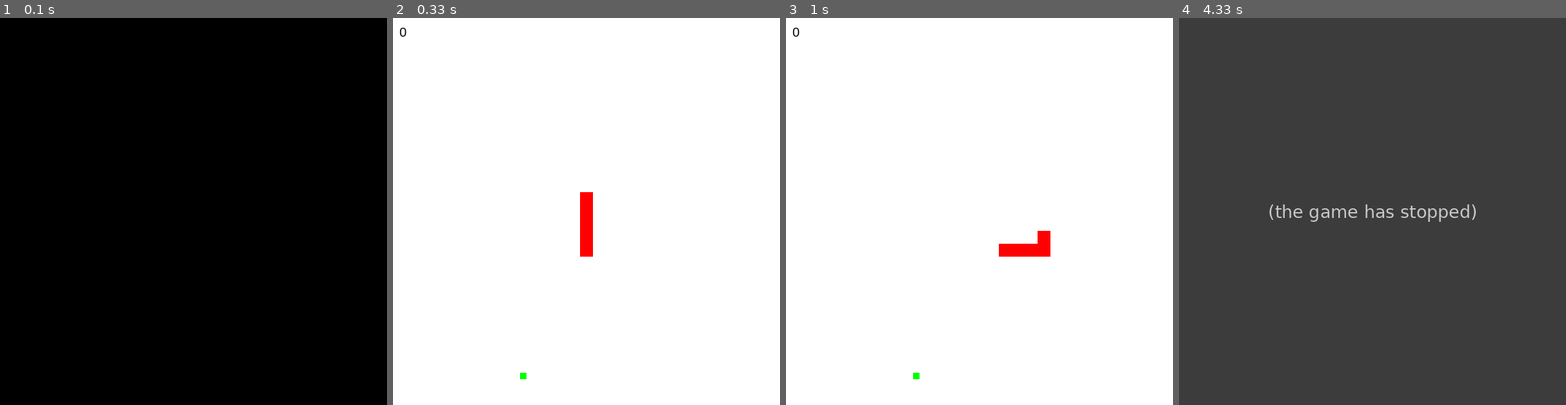
Above: before the commit, frames 1-4 (left to right).
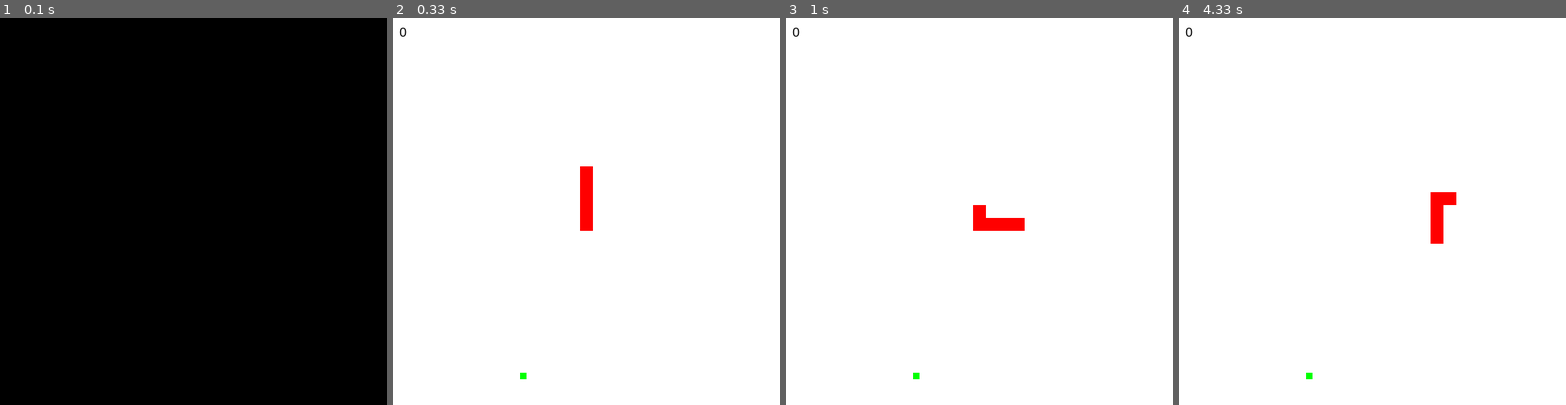
Above: after the commit, the same moments.

Repository: VughtseProgrammeerclub/Cursus-Python-2025
Game: pygame game, started from avond3/snake.py
The game is run twice, just before and just after one commit, with the same random seed, the same clock (stepped at 60 frames per second) and the same inputs.
Inputs:
- Up to frame 1 (0.1 s): no input
- Up to frame 2 (0.33 s): no input
- Up to frame 3 (1 s): hold Right 0.33-0.8 s; hold Up from 0.83 s (still down)
- Up to frame 4 (4.33 s): release Up at 1.27 s; hold Right 1.3-1.8 s; hold Down 2.4-2.95 s; hold Left 2.98-3.53 s; hold Up 3.57-4.12 s; hold Right from 4.15 s (still down)

Frame 1 is identical in both runs. In frame 2, 0.4% of the frame differs, in the area x 48-52%, y 38-62%; in frame 3, 1.1%; in frame 4, 100%, in the area x 0-100%, y 0-100%.
Before the commit the program exited at 4.3 s; later frames show no game.

Commit message:
Maak de verschillende micro:bits addresseerbaar

Diff:
--- a/avond3/snake-microbit.py
+++ b/avond3/snake-microbit.py
@@ -42,11 +42,11 @@
 font = pygame.font.SysFont('Arial', 20)
 clock = pygame.time.Clock()
 
-with KaspersMicrobit.find_one_microbit() as microbit:
+with KaspersMicrobit.find_one_microbit('abcde') as microbit:
     microbit.accelerometer.notify(post_accelerometer_event)
 
     while True:
-        clock.tick(10)
+        clock.tick(5)
 
         # Controleer events, zoals welke knoppen ingedrukt zijn
         for e in pygame.event.get():
--- a/avond3/snake.py
+++ b/avond3/snake.py
@@ -34,7 +34,7 @@
 clock = pygame.time.Clock()
 
 while True:
-    clock.tick(10)
+    clock.tick(5)
 
     # Controleer events, zoals welke knoppen ingedrukt zijn
     for e in pygame.event.get():
Not shown, changed: avond3/README.md
Binary file added: avond3/microbit-device-name.png
